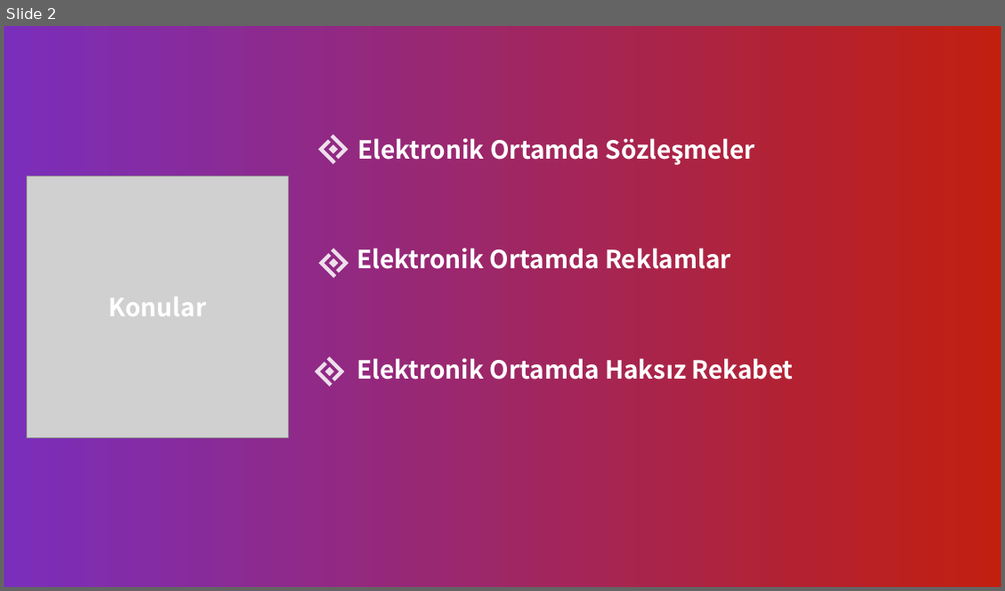
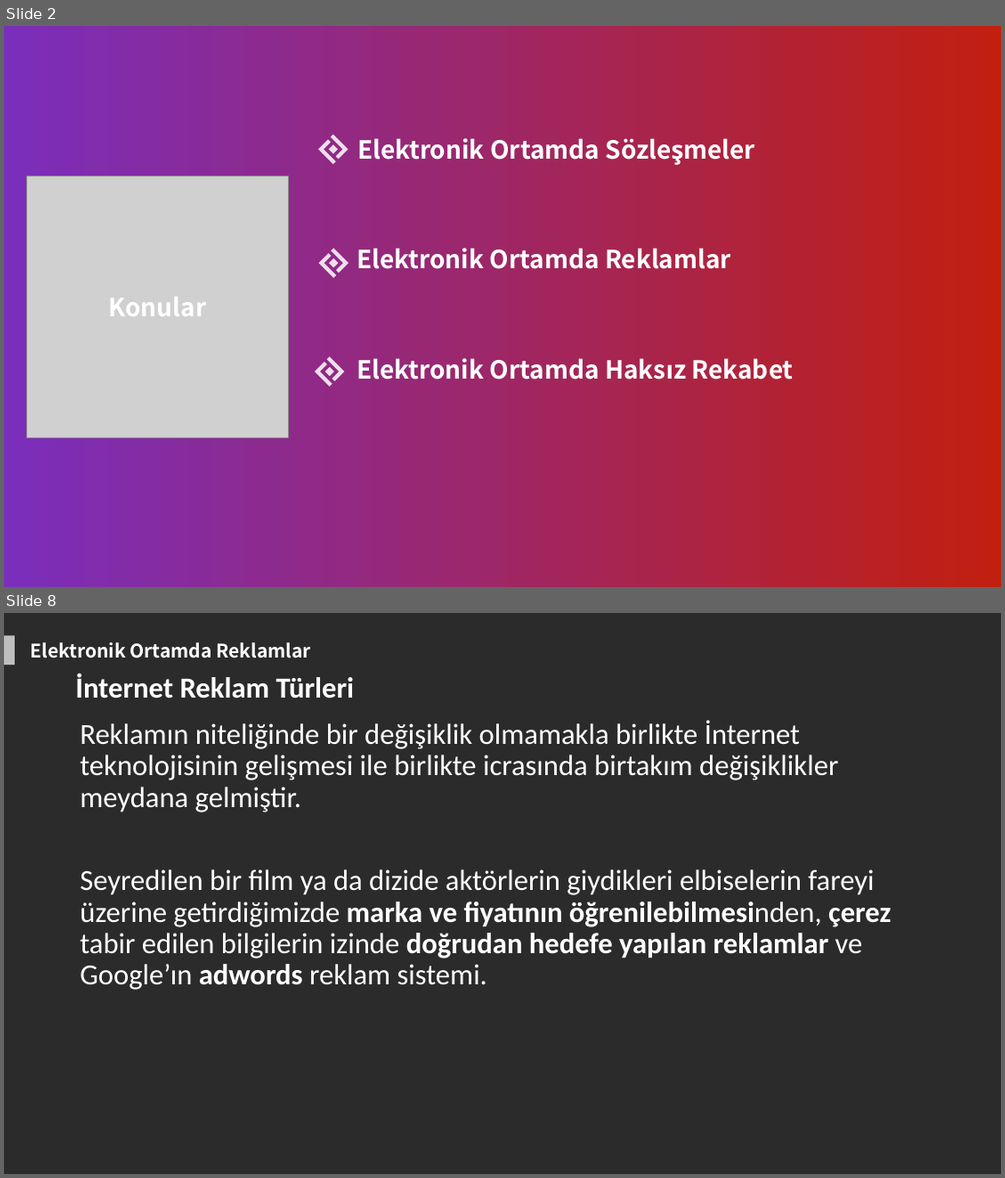
Before and after one commit to zafer-sn/MOS108-Bilisim-Hukuku, a slide deck: Hafta6/Hafta6.pptx. Shown one above the other, each under a label of ours: slide 2 before the commit, slides 2 and 8 after it; the slides between them are not shown. The pictures are 1005x591 and 1005x1178 pixels, drawn with LibreOffice and Linux fonts; fonts in the diff are those of the drawing; grey boxes stand for pictures; background and template pictures are left out; a plain dark background stands for a picture behind light text. Boxes give left, top, right and bottom in pixels: in the first picture for what was removed or moved away, otherwise in the second. Text is boxed around its words. In the diff, an @@ line names an element or a change of style, - is before the commit and + after.

```diff
--- a/Hafta6/Hafta6.pptx
+++ b/Hafta6/Hafta6.pptx
@@ slide 8 added at (4, 613, 1001, 1174), background picture (left out) @@
@@ rectangle added at (4, 635, 15, 665), fill #FFFFFF at 70% opacity @@
@@ text added at (31, 642, 311, 658), 18 pt, text #FFFFFF, bold @@
+Elektronik Ortamda Reklamlar
@@ text added at (75, 674, 355, 698), 28 pt, text #FFFFFF, bold @@
+İnternet Reklam Türleri
@@ text added at (80, 720, 890, 989), 28 pt, text #FFFFFF @@
+Reklamın niteliğinde bir değişiklik olmamakla birlikte İnternet teknolojisinin gelişmesi ile birlikte icrasında birtakım değişiklikler meydana gelmiştir.
+Seyredilen bir film ya da dizide aktörlerin giydikleri elbiselerin fareyi üzerine getirdiğimizde marka ve fiyatının öğrenilebilmesinden, çerez tabir edilen bilgilerin izinde doğrudan hedefe yapılan reklamlar ve Google’ın adwords reklam sistemi.
```
Also in this commit, not shown: 3 slides changed, 21 other slides added, 29 slides removed, 1 other file.
